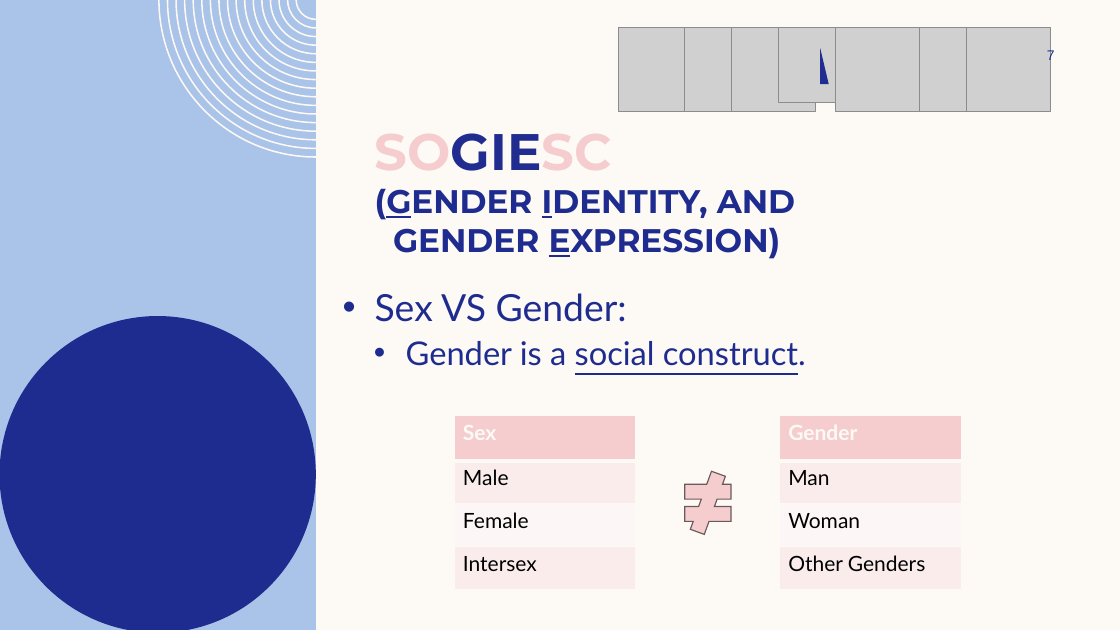
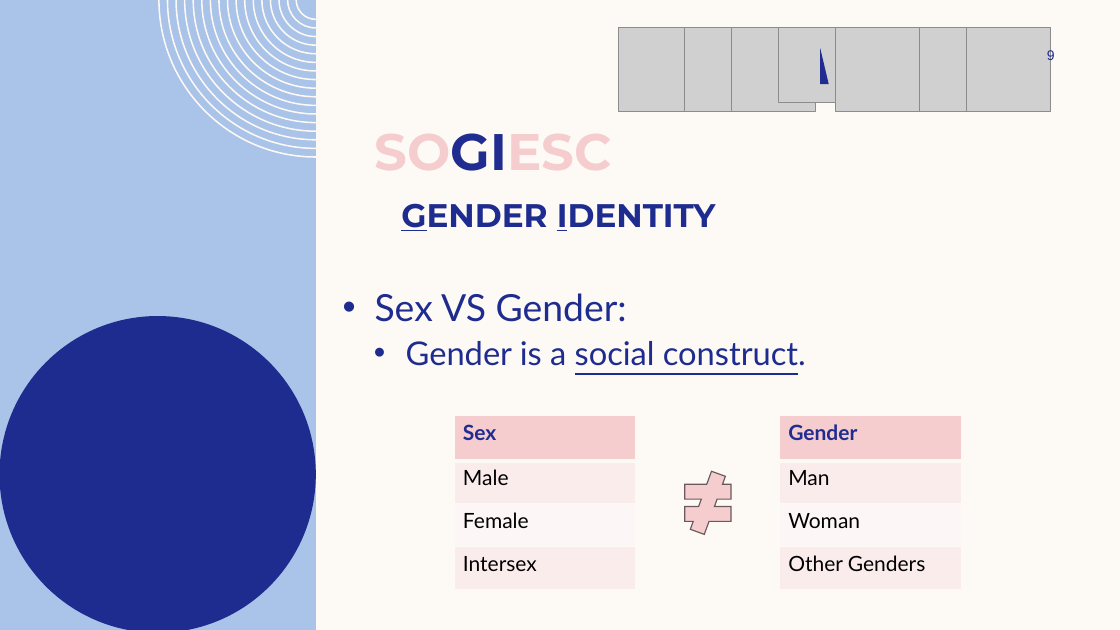
Before and after one commit to InterstellarMist/VIP-Workshop-2024, a slide deck: slide 9 of Gender Sensitivity Training/SOGIESC Workshop.pptx (slide 7 before the commit). Drawn at 1120x630 pixels with LibreOffice and Linux fonts; fonts in the diff are those of the drawing; grey boxes stand for pictures; background and template pictures are left out. Boxes give left, top, right and bottom in pixels: in the first picture for what was removed or moved away, otherwise in the second. Text is boxed around its words. In the diff, an @@ line names an element or a change of style, - is before the commit and + after.

```diff
--- a/Gender Sensitivity Training/SOGIESC Workshop.pptx
+++ b/Gender Sensitivity Training/SOGIESC Workshop.pptx
@@ page number at [1047, 48, 1055, 63]: text changed @@
-7
+9
@@ text at [375, 133, 612, 171]: text changed; size 28 to 44 pt; text colour #1F2C8F to #F5CDCE @@
-SOGIESC
-(GENDER IDENTITY, AND
-GENDER EXPRESSION)
+SOGIESC
@@ text added at [401, 203, 716, 231], 28 pt, text #1F2C8F, bold @@
+GENDER IDENTITY
@@ table at [455, 416, 636, 591] @@
@@ text colour #FDFAF6 to #202C8F in "Sex" @@
@@ table at [780, 416, 961, 591] @@
@@ text colour #FDFAF6 to #202C8F in "Gender" @@
```
Also in this commit, not shown: 13 other slides changed, 9 slides added.
